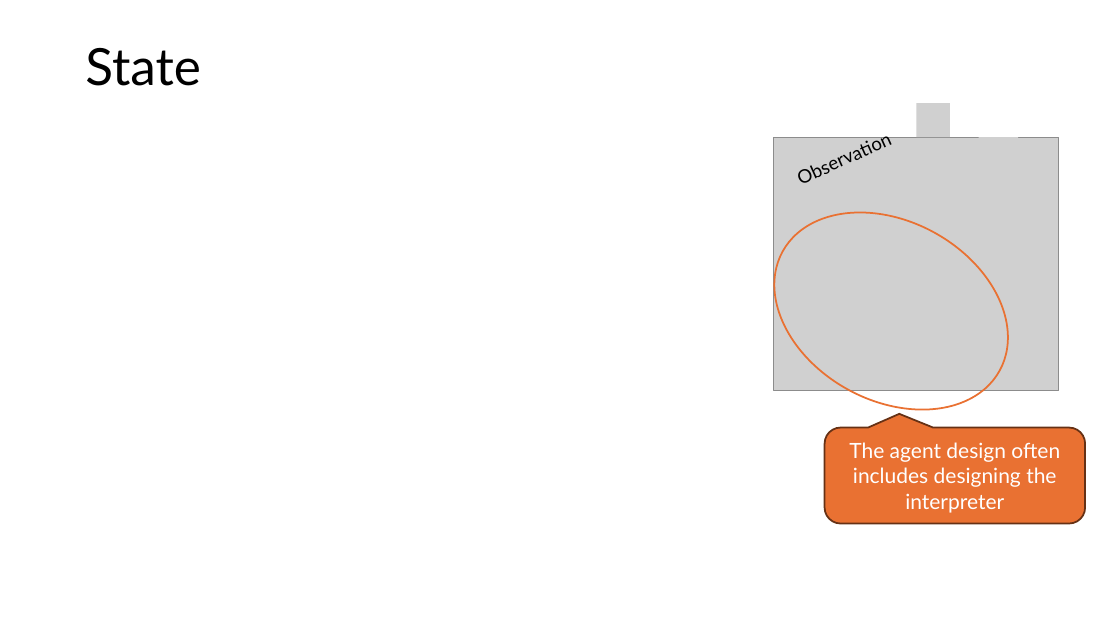
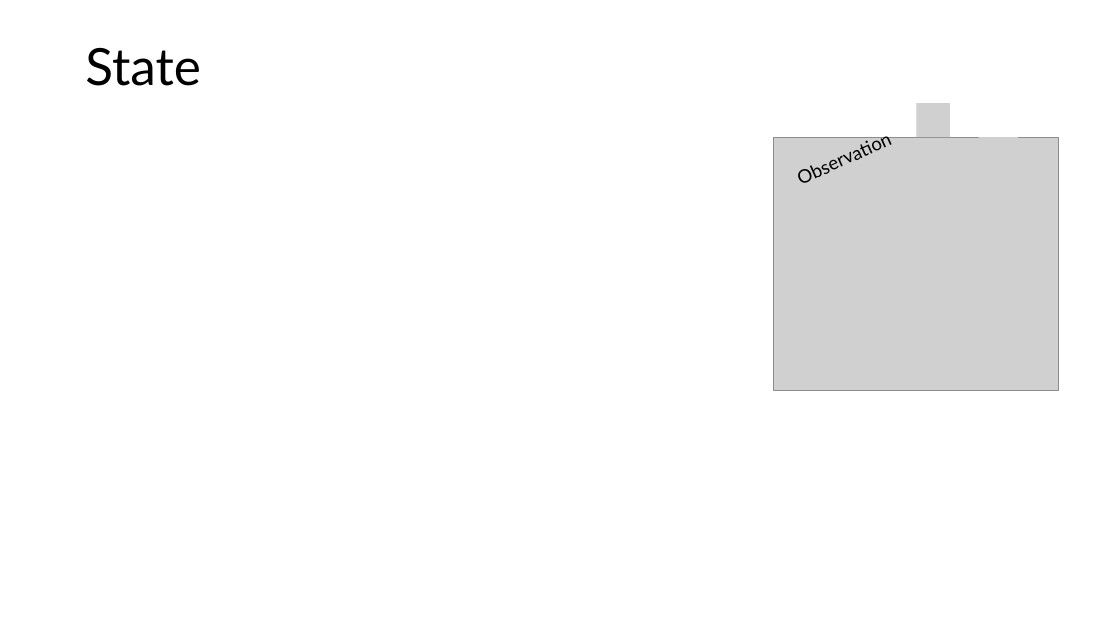
Before and after one commit to mhahsler/Introduction_to_Reinforcement_Learning, a slide deck: slide 15 of slides/Lecture_Chapter01.pptx (slide 14 before the commit). Drawn at 1120x630 pixels with LibreOffice and Linux fonts; fonts in the diff are those of the drawing; grey boxes stand for pictures. Boxes give left, top, right and bottom in pixels: in the first picture for what was removed or moved away, otherwise in the second. Text is boxed around its words. In the diff, an @@ line names an element or a change of style, - is before the commit and + after.

```diff
--- a/slides/Lecture_Chapter01.pptx
+++ b/slides/Lecture_Chapter01.pptx
@@ ellipse removed at box(740, 173, 1044, 449) @@
@@ rounded speech box removed at box(825, 428, 1086, 523) @@
-The agent design often includes designing the interpreter
```
Also in this commit, not shown: 8 other slides changed, 1 slide added, 2 slides removed, 21 other files.
